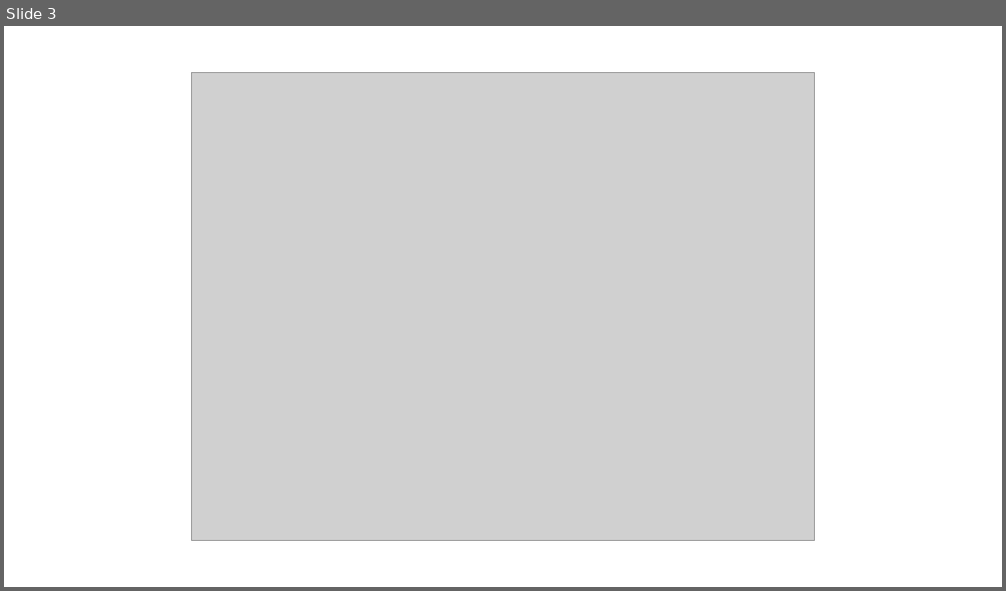
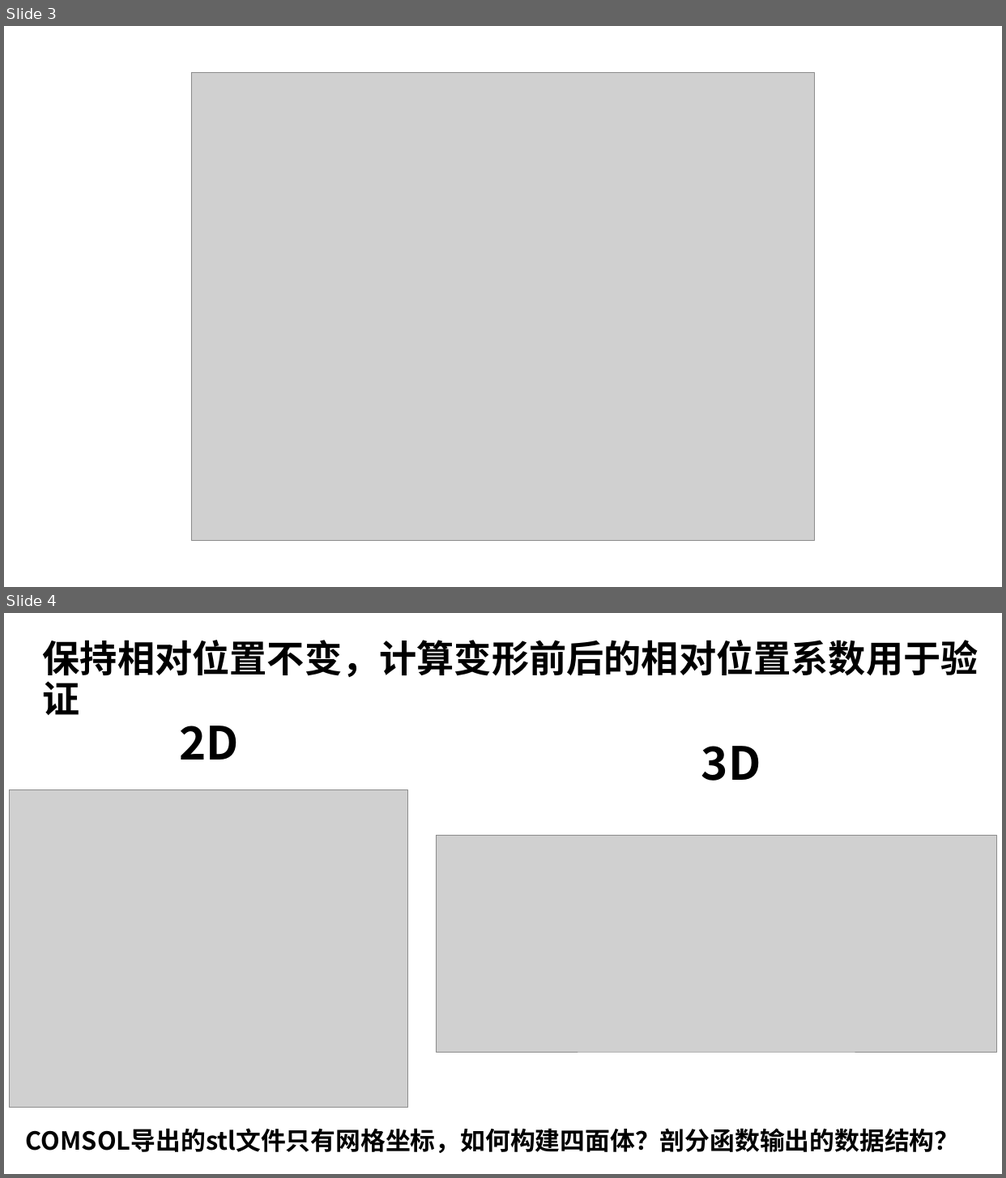
Before and after one commit to SoYuCry/Mesh2PointDisplacement, a slide deck: 结果整理/Mesh2Plot结果.pptx. Shown one above the other, each under a label of ours: slide 3 before the commit, slides 3 and 4 after it. The pictures are 1006x591 and 1006x1178 pixels, drawn with LibreOffice and Linux fonts; fonts in the diff are those of the drawing; grey boxes stand for pictures. Boxes give left, top, right and bottom in pixels: in the first picture for what was removed or moved away, otherwise in the second. Text is boxed around its words. In the diff, an @@ line names an element or a change of style, - is before the commit and + after.

```diff
--- a/结果整理/Mesh2Plot结果.pptx
+++ b/结果整理/Mesh2Plot结果.pptx
@@ slide 4 added at (4, 613, 1002, 1174), background #FFFFFF @@
@@ text added at (43, 640, 978, 715), 36 pt, text #000000, bold @@
+保持相对位置不变，计算变形前后的相对位置系数用于验证
@@ text added at (179, 726, 239, 760), 44 pt, text #000000, bold @@
+2D
@@ text added at (701, 746, 761, 781), 44 pt, text #000000, bold @@
+3D
@@ picture added at (9, 790, 407, 1108) @@
@@ picture added at (437, 835, 997, 1053) @@
@@ text added at (26, 1128, 960, 1153), 24 pt, text #000000, bold @@
+COMSOL导出的stl文件只有网格坐标，如何构建四面体？剖分函数输出的数据结构？
```
Also in this commit, not shown: 1 slide removed, 1 other file.
